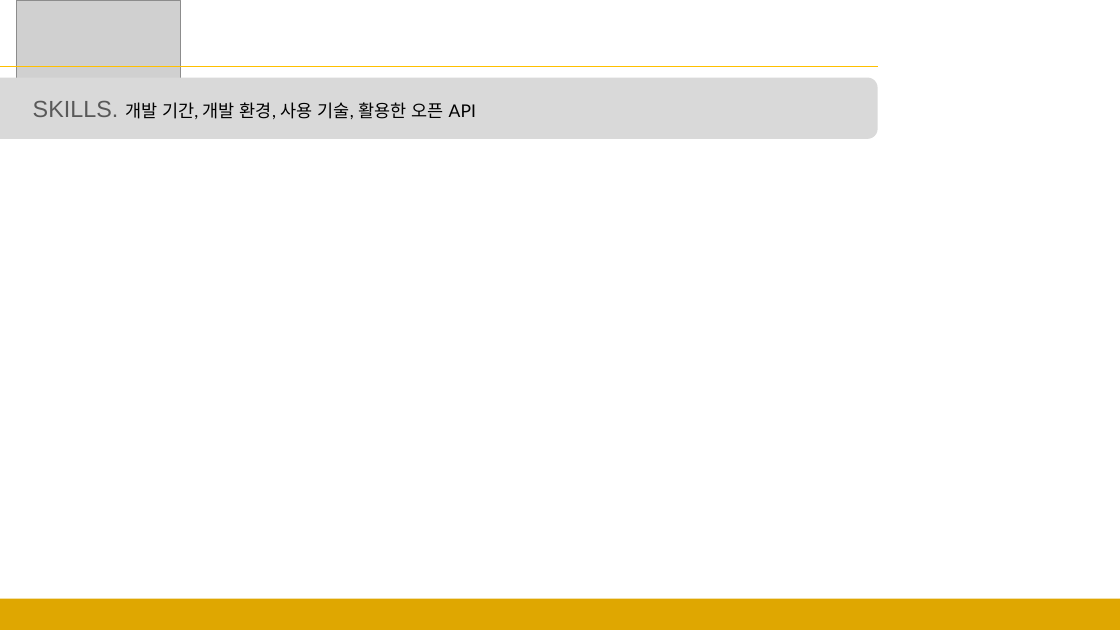
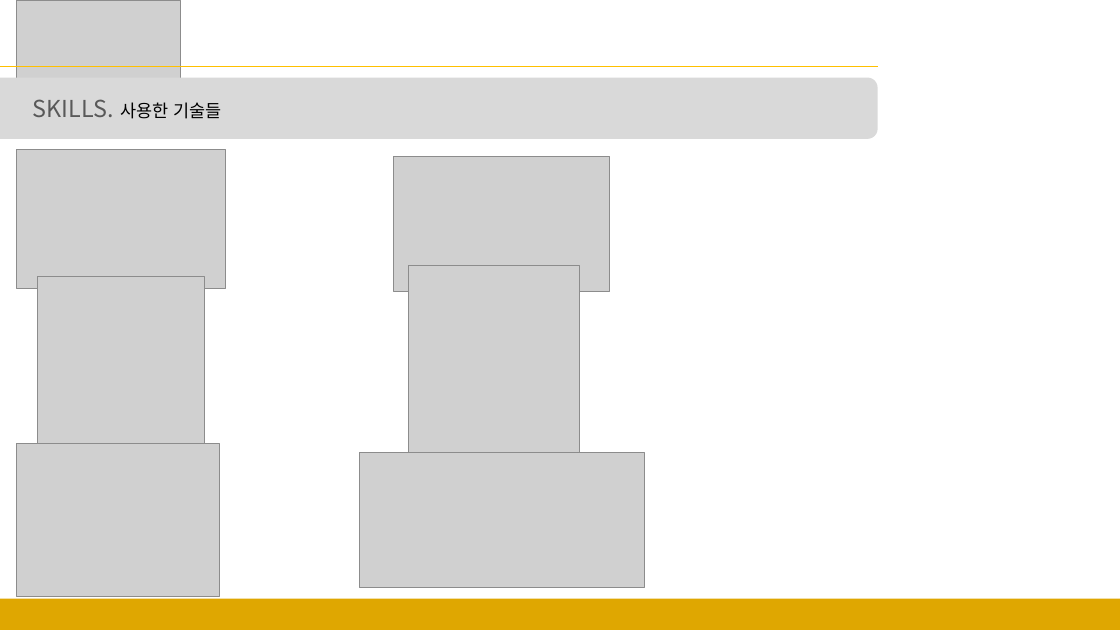
Before and after one commit to sgyoung96/Petmily, a slide deck: slide 7 of docs/발표.pptx (slide 4 before the commit). Drawn at 1120x630 pixels with LibreOffice and Linux fonts; fonts in the diff are those of the drawing; grey boxes stand for pictures. Boxes give left, top, right and bottom in pixels: in the first picture for what was removed or moved away, otherwise in the second. Text is boxed around its words. In the diff, an @@ line names an element or a change of style, - is before the commit and + after.

Commit message:
ddd

```diff
--- a/docs/발표.pptx
+++ b/docs/발표.pptx
@@ text at [33,99,221,119]: text changed; size 15 to 20 pt; font Lato to Noto Sans CJK KR; text colour #000000 to #595959 @@
-SKILLS. 개발 기간, 개발 환경, 사용 기술, 활용한 오픈 API
+SKILLS. 사용한 기술들
@@ picture added at [16,150,225,289] @@
@@ picture added at [394,156,610,292] @@
@@ picture added at [409,266,580,488] @@
@@ picture added at [38,277,205,444] @@
@@ picture added at [16,444,219,597] @@
@@ picture added at [359,452,644,587] @@
```
Also in this commit, not shown: 7 other slides changed, 3 slides added.
